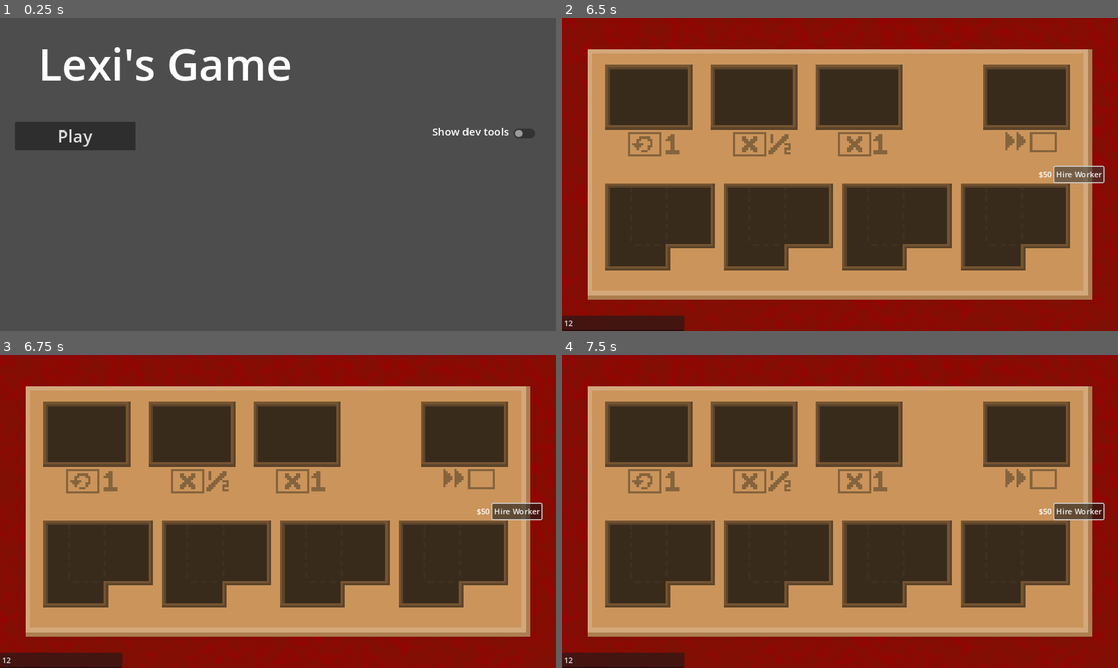
Above: before the commit, frames 1-4 (two rows, left to right).
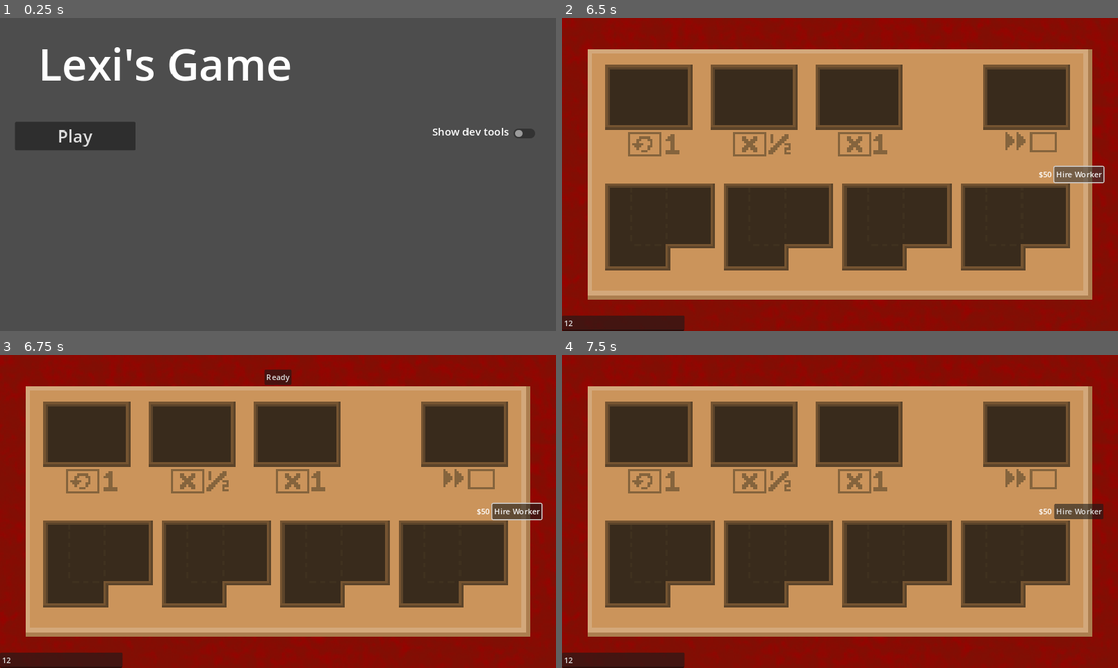
Above: after the commit, the same moments.

Repository: sowelilekusi/bordello
Game: Godot game, scene res://Scenes/main_menu.tscn
Two runs of this game, one before a commit and one after it. Both use one fixed random seed, a clock stepped at 60 frames per second and the inputs below.
Inputs (mouse positions are in pixels of both pictures, inside the frame that each line leads up to):
- Up to frame 1 (0.25 s): no input
- Up to frame 2 (6.5 s): click "Play" at 0.5 s; click (840, 121) at 1.27 s; type "Alex" at 1.35 s; click (840, 140) at 1.5 s; type "12" at 1.58 s; click (840, 155) at 1.73 s; type "12" at 1.82 s; click "Host" at 2 s; click (623, 324) at 2.77 s; type "12" at 2.85 s; click "Ready" at 3.5 s; click "Hire Worker" at 4.25 s; click "Hire Worker" at 5 s; click "Hire Worker" at 5.75 s
- Up to frame 3 (6.75 s): tap Enter at 6.5 s; move the mouse to (88, 433) at 6.52 s; click (88, 433) at 6.67 s
- Up to frame 4 (7.5 s): click (840, 376) at 7.25 s, where only the run after the commit has a clickable "Ready"

Frames 1-2 are identical in both runs. In frame 3, 0.2% of the frame differs, in the area x 47-53%, y 4-10%; in frame 4, 0.1%.
Error before the commit: Invalid call. Nonexistent function 'slide_to_position' in base 'Nil'. (res://Scripts/PlayerStateMachine/player_controller.gd:27)
Error after the commit: Invalid call. Nonexistent function 'slide_to_position' in base 'Nil'. (res://Scripts/PlayerStateMachine/player_controller.gd:28)

Commit message:
fixed that turn rotation bug, added spectator cam, started work on new client mechanics

Diff:
--- a/Scenes/client_card.tscn
+++ b/Scenes/client_card.tscn
@@ -1,11 +1,14 @@
-[gd_scene load_steps=10 format=3 uid="uid://c7j6lwbwgbosr"]
+[gd_scene load_steps=13 format=3 uid="uid://c7j6lwbwgbosr"]
 
 [ext_resource type="Script" path="res://Scripts/client.gd" id="1_bvmvn"]
 [ext_resource type="Texture2D" uid="uid://dpu7jjppeja2v" path="res://Assets/task.png" id="2_k2tqp"]
 [ext_resource type="Texture2D" uid="uid://de0gq6h0onwex" path="res://Assets/slice.png" id="3_pxlet"]
 [ext_resource type="Texture2D" uid="uid://b72amudxuxo8n" path="res://Assets/hard.png" id="4_8gylx"]
+[ext_resource type="Texture2D" uid="uid://qhoam0u12smd" path="res://Assets/bad_pip.png" id="4_h1e7v"]
 [ext_resource type="Texture2D" uid="uid://bj07g3riacndc" path="res://Assets/back.png" id="4_tye4g"]
+[ext_resource type="Texture2D" uid="uid://dsqwv4h4oynxu" path="res://Assets/medium_pip.png" id="5_2itu6"]
 [ext_resource type="Texture2D" uid="uid://ws1ghxt16a54" path="res://Assets/hardest.png" id="5_hl5js"]
+[ext_resource type="Texture2D" uid="uid://bo6ohnvl8b64o" path="res://Assets/good_pip.png" id="6_6ba24"]
 
 [sub_resource type="LabelSettings" id="LabelSettings_xciys"]
 font_size = 25
@@ -96,6 +99,70 @@
 offset_bottom = 26.0
 text = "0"
 
+[node name="pip2" type="TextureRect" parent="front"]
+layout_mode = 0
+offset_left = 149.0
+offset_top = 209.0
+offset_right = 169.0
+offset_bottom = 223.0
+texture = ExtResource("4_h1e7v")
+
+[node name="pip3" type="TextureRect" parent="front"]
+layout_mode = 0
+offset_left = 169.0
+offset_top = 209.0
+offset_right = 189.0
+offset_bottom = 223.0
+texture = ExtResource("4_h1e7v")
+
+[node name="pip4" type="TextureRect" parent="front"]
+layout_mode = 0
+offset_left = 189.0
+offset_top = 209.0
+offset_right = 209.0
+offset_bottom = 223.0
+texture = ExtResource("4_h1e7v")
+
+[node name="pip5" type="TextureRect" parent="front"]
+layout_mode = 0
+offset_left = 209.0
+offset_top = 209.0
+offset_right = 229.0
+offset_bottom = 223.0
+texture = ExtResource("5_2itu6")
+
+[node name="pip6" type="TextureRect" parent="front"]
+layout_mode = 0
+offset_left = 229.0
+offset_top = 209.0
+offset_right = 249.0
+offset_bottom = 223.0
+texture = ExtResource("5_2itu6")
+
+[node name="pip7" type="TextureRect" parent="front"]
+layout_mode = 0
+offset_left = 249.0
+offset_top = 209.0
+offset_right = 269.0
+offset_bottom = 223.0
+texture = ExtResource("5_2itu6")
+
+[node name="pip8" type="TextureRect" parent="front"]
+layout_mode = 0
+offset_left = 269.0
+offset_top = 209.0
+offset_right = 289.0
+offset_bottom = 223.0
+texture = ExtResource("6_6ba24")
+
+[node name="pip9" type="TextureRect" parent="front"]
+layout_mode = 0
+offset_left = 289.0
+offset_top = 209.0
+offset_right = 309.0
+offset_bottom = 223.0
+texture = ExtResource("6_6ba24")
+
 [node name="easy" type="Node2D" parent="."]
 visible = false
 
--- a/Scenes/client_editor.tscn
+++ b/Scenes/client_editor.tscn
@@ -49,6 +49,7 @@
 script = ExtResource("1_lgqnu")
 
 [node name="main_camera" type="Camera2D" parent="."]
+zoom = Vector2(0.6, 0.6)
 
 [node name="background_image" type="Sprite2D" parent="."]
 texture = ExtResource("2_58m7y")
--- a/Scenes/human_player.tscn
+++ b/Scenes/human_player.tscn
@@ -3,9 +3,10 @@
 [ext_resource type="Script" path="res://Scripts/PlayerStateMachine/human_controller.gd" id="1_4thxs"]
 [ext_resource type="Theme" uid="uid://d26ldkm1br1bo" path="res://UI_Theme.tres" id="2_ja0q8"]
 
-[node name="HumanPlayer" type="Node2D" node_paths=PackedStringArray("hand_position")]
+[node name="HumanPlayer" type="Node2D" node_paths=PackedStringArray("hand_position", "player_cam")]
 script = ExtResource("1_4thxs")
 hand_position = NodePath("Node2D")
+player_cam = NodePath("Camera2D")
 
 [node name="Node2D" type="Node2D" parent="."]
 
@@ -139,6 +140,87 @@
 horizontal_alignment = 2
 vertical_alignment = 1
 
+[node name="top_line" type="HBoxContainer" parent="CanvasLayer/UI"]
+visible = false
+layout_mode = 1
+anchors_preset = -1
+anchor_right = 1.0
+offset_top = 30.0
+offset_bottom = 56.0
+grow_horizontal = 2
+
+[node name="MarginContainer2" type="MarginContainer" parent="CanvasLayer/UI/top_line"]
+layout_mode = 2
+size_flags_horizontal = 3
+theme_override_constants/margin_left = 30
+theme_override_constants/margin_top = 10
+theme_override_constants/margin_bottom = 10
+
+[node name="ColorRect2" type="ColorRect" parent="CanvasLayer/UI/top_line/MarginContainer2"]
+layout_mode = 2
+size_flags_horizontal = 3
+color = Color(0.85098, 0, 1, 1)
+
+[node name="Label" type="Label" parent="CanvasLayer/UI/top_line"]
+layout_mode = 2
+theme_override_colors/font_color = Color(0.94902, 0, 1, 1)
+text = "sowelijanpona"
+horizontal_alignment = 1
+vertical_alignment = 1
+
+[node name="MarginContainer" type="MarginContainer" parent="CanvasLayer/UI/top_line"]
+layout_mode = 2
+size_flags_horizontal = 3
+theme_override_constants/margin_top = 10
+theme_override_constants/margin_right = 30
+theme_override_constants/margin_bottom = 10
+
+[node name="ColorRect" type="ColorRect" parent="CanvasLayer/UI/top_line/MarginContainer"]
+layout_mode = 2
+color = Color(0.85098, 0, 1, 1)
+
+[node name="left_line" type="ColorRect" parent="CanvasLayer/UI"]
+visible = false
+layout_mode = 1
+anchors_preset = -1
+anchor_bottom = 1.0
+offset_left = 30.0
+offset_top = 40.0
+offset_right = 36.0
+offset_bottom = -40.0
+grow_vertical = 2
+color = Color(0.85098, 0, 1, 1)
+
+[node name="right_line" type="ColorRect" parent="CanvasLayer/UI"]
+visible = false
+layout_mode = 1
+anchors_preset = -1
+anchor_left = 1.0
+anchor_right = 1.0
+anchor_bottom = 1.0
+offset_left = -36.0
+offset_top = 40.0
+offset_right = -30.0
+offset_bottom = -46.0
+grow_horizontal = 0
+grow_vertical = 2
+color = Color(0.85098, 0, 1, 1)
+
+[node name="bottom_line" type="ColorRect" parent="CanvasLayer/UI"]
+visible = false
+layout_mode = 1
+anchors_preset = -1
+anchor_top = 1.0
+anchor_right = 1.0
+anchor_bottom = 1.0
+offset_left = 30.0
+offset_top = -46.0
+offset_right = -30.0
+offset_bottom = -40.0
+grow_horizontal = 2
+grow_vertical = 0
+color = Color(0.85098, 0, 1, 1)
+
 [connection signal="pressed" from="CanvasLayer/UI/Confirm" to="." method="_on_confirm_pressed"]
 [connection signal="pressed" from="CanvasLayer/UI/HBoxContainer/LobbyReadyButton" to="." method="_on_lobby_ready_button_pressed"]
 [connection signal="text_submitted" from="CanvasLayer/UI/VBoxContainer/LineEdit" to="." method="_on_line_edit_text_submitted"]
--- a/Scenes/worker_editor.tscn
+++ b/Scenes/worker_editor.tscn
@@ -8,6 +8,7 @@
 script = ExtResource("1_vn0ae")
 
 [node name="main_camera" type="Camera2D" parent="."]
+zoom = Vector2(0.6, 0.6)
 
 [node name="background_image" type="Sprite2D" parent="."]
 texture = ExtResource("2_1kq1c")
--- a/Scripts/PlayerStateMachine/human_controller.gd
+++ b/Scripts/PlayerStateMachine/human_controller.gd
@@ -8,7 +8,14 @@
 @onready var ready_label = $CanvasLayer/UI/HBoxContainer/LobbyReadyLabel
 @onready var canvas = $CanvasLayer
 @onready var chat_box = $CanvasLayer/UI/VBoxContainer/RichTextLabel
-var game_started = false
+@onready var cam_top = $CanvasLayer/UI/top_line
+@onready var cam_bottom = $CanvasLayer/UI/bottom_line
+@onready var cam_left = $CanvasLayer/UI/left_line
+@onready var cam_right = $CanvasLayer/UI/right_line
+@onready var cam_name = $CanvasLayer/UI/top_line/Label
+#So this is fucked but basically starting the first round requires hitting
+#the ready_self function exactly twice.
+var game_started = 0
 
 
 func _ready() -> void:
@@ -16,6 +23,22 @@
 		canvas.visible = false
 		return
 	$Camera2D.make_current()
+
+
+func spectate_player(player_path):
+	var player = get_node(player_path) as PlayerController
+	if player.player_info["username"] == player_info["username"]:
+		cam_top.visible = false
+		cam_left.visible = false
+		cam_right.visible = false
+		cam_bottom.visible = false
+	else:
+		cam_top.visible = true
+		cam_left.visible = true
+		cam_right.visible = true
+		cam_bottom.visible = true
+		cam_name.text = player.player_info["username"]
+	player.player_cam.make_current()
 
 
 @rpc("call_local", "reliable")
@@ -31,9 +54,17 @@
 
 
 func _on_lobby_ready_button_pressed() -> void:
-	rpc("ready_self")
 	ready_button.visible = false
-	rpc("end_turn")
+	if game_started < 2:
+		rpc("ready_self")
+		game_started += 1
+	else:
+		rpc("end_turn")
+
+
+func on_poor_discard_deck_clicked():
+	super()
+	ready_button.visible = true
 
 
 func add_chat_line(line: String) -> void:
--- a/Scripts/PlayerStateMachine/player_controller.gd
+++ b/Scripts/PlayerStateMachine/player_controller.gd
@@ -9,6 +9,7 @@
 var player_info
 @export var hand_position: Node2D
 @export var client_position: Vector2
+@export var player_cam: Camera2D
 var hand = []
 var draft_picked = []
 var draft_pick_amount = 0
@@ -30,20 +31,52 @@
 
 
 func select_card(card):
+	if not is_multiplayer_authority():
+		return
 	if not draft_picked.has(card) and draft_picked.size() < draft_pick_amount:
 		draft_picked.append(card)
+		rpc("networked_select_card", true, card.get_path())
 		card.slide_to_position(card.position.x, card.position.y - 50.0, 0.0, 0.1)
 	elif draft_picked.has(card):
 		draft_picked.remove_at(draft_picked.find(card))
+		rpc("networked_select_card", false, card.get_path())
 		card.slide_to_position(card.position.x, card.position.y + 50.0, 0.0, 0.1)
 
 
+@rpc("reliable")
+func networked_select_card(add, card_path):
+	if add:
+		draft_picked.append(get_node(card_path))
+	else:
+		draft_picked.remove_at(draft_picked.find(get_node(card_path)))
+
+
 func select_workspace(workspace):
+	if not is_multiplayer_authority():
+		return
 	if current_client == null:
 		return
-	workspace.add_client(current_client)
+	rpc("networked_select_workspace", workspace.get_path(), current_client.get_path())
+	#workspace.add_client(current_client)
 	current_client = null
-	rpc("end_turn")
+	#rpc("end_turn")
+
+
+func on_poor_discard_deck_clicked():
+	if not is_multiplayer_authority():
+		return
+	rpc("turn_away_client")
+
+
+@rpc("call_local", "reliable")
+func turn_away_client():
+	board.poor_deck.place(current_client)
+	current_client = null
+
+
+@rpc("call_local", "reliable")
+func networked_select_workspace(workspace_path, current_client_path):
+	get_node(workspace_path).add_client(get_node(current_client_path))
 
 
 @rpc("call_local", "reliable")
--- a/Scripts/card_crafter.gd
+++ b/Scripts/card_crafter.gd
@@ -73,7 +73,7 @@
 		for x in value.slice(1, value.size()):
 			bonuses.append(int(x))
 		card_instance.setup(key, int(value[0]), bonuses)
-		card_instance.position = Vector2(-713, -17)
+		card_instance.position = Vector2(-896, -274)
 		card_instance.scale = Vector2(1.45, 1.45)
 		card_array.append(card_instance)
 		card_count += 1
@@ -224,7 +224,7 @@
 		return
 	var card_instance = card_scene.instantiate()
 	card_instance.setup(str($name_box.text), card[0], card.slice(1, card.size()))
-	card_instance.position = Vector2(-713, -17)
+	card_instance.position = Vector2(-896, -274)
 	card_instance.scale = Vector2(1.45, 1.45)
 	card_array.append(card_instance)
 	card_count += 1
--- a/Scripts/client.gd
+++ b/Scripts/client.gd
@@ -6,12 +6,30 @@
 enum difficulties {EASY, MEDIUM, HARD}
 
 var icon_prefab = preload("res://Scenes/bonus_icon.tscn")
+var bad_pip_sprite = preload("res://Assets/bad_pip.png")
+var medium_pip_sprite = preload("res://Assets/medium_pip.png")
+var good_pip_sprite = preload("res://Assets/good_pip.png")
 var title = "New Task"
 var difficulty = difficulties.EASY
 var initial_stress = 0
 var turns_left = 4
 var time_slots = [true, true, false, true]
 var icon_list = []
+var medium_threshold := 5
+var good_threshold := 8
+var satisfaction := 1
+@export var pip_sprites: Array[TextureRect] = []
+
+
+func _ready():
+	pip_sprites.append($front/pip2)
+	pip_sprites.append($front/pip3)
+	pip_sprites.append($front/pip4)
+	pip_sprites.append($front/pip5)
+	pip_sprites.append($front/pip6)
+	pip_sprites.append($front/pip7)
+	pip_sprites.append($front/pip8)
+	pip_sprites.append($front/pip9)
 
 
 func _process(delta):
@@ -19,11 +37,22 @@
 		slide(delta)
 
 
-func setup(_title, _initial_stress, _time_slots, _services):
+func setup(_title, _initial_stress, _time_slots, _services, _medium, _good):
 	if _title != "":
 		title = _title
 	initial_stress = _initial_stress
 	time_slots = _time_slots
+	medium_threshold = _medium
+	good_threshold = _good
+	for x in pip_sprites.size():
+		if x < 2:
+			continue
+		if x >= good_threshold:
+			pip_sprites[x - 2].texture = good_pip_sprite
+		if x < good_threshold:
+			pip_sprites[x - 2].texture = medium_pip_sprite
+		if x < medium_threshold:
+			pip_sprites[x - 2].texture = bad_pip_sprite
 	if time_slots[0] == true:
 		$"Control/1turn".visible = true
 	if time_slots[1] == true:
--- a/Scripts/client_card_crafter.gd
+++ b/Scripts/client_card_crafter.gd
@@ -31,6 +31,7 @@
 	symbol_count_labels.append($"starcount")
 	symbol_count_labels.append($"chaincount")
 	symbol_count_labels.append($"gustcount")
+	$Control/Card.turn_front()
 
 	load_deck()
 
@@ -75,6 +76,7 @@
 		card_instance.setup(key, int(value[0]), bool_array, int_array)
 		card_instance.position = Vector2(-927, -176)
 		card_instance.scale = Vector2(1.288, 1.288)
+		card_instance.turn_front()
 		card_array.append(card_instance)
 		card_count += 1
 		if card_array.size() > 1:
@@ -177,6 +179,7 @@
 	card_instance.setup(str($Control/LineEdit.text), card[0], card.slice(1, 5), card.slice(5, card.size()))
 	card_instance.position = Vector2(-926, -176)
 	card_instance.scale = Vector2(1.288, 1.288)
+	card_instance.turn_front()
 	card_array.append(card_instance)
 	card_count += 1
 	if card_array.size() > 1:
--- a/Scripts/game.gd
+++ b/Scripts/game.gd
@@ -120,6 +120,7 @@
 	board.slots[1].clicked.connect(controller.select_workspace)
 	board.slots[2].clicked.connect(controller.select_workspace)
 	board.slots[3].clicked.connect(controller.select_workspace)
+	board.poor_deck.clicked.connect(controller.on_poor_discard_deck_clicked)
 	board.name = "board " + str(player_boards.size())
 	player_boards.append(board)
 	players.append(controller)
@@ -146,6 +147,8 @@
 		if round_number == 0:
 			rpc("start_game")
 		else:
+			for player in players:
+				player.ready_button_pressed.disconnect(ready_player)
 			rpc("start_round")
 
 
@@ -183,6 +186,8 @@
 	turn_number += 1
 	for x in players.size():
 		#players[x].rpc("start_turn")
+		for other_player in players:
+			other_player.spectate_player(players[x].get_path())
 		players[x].start_turn()
 		await players[x].turn_finished
 	if is_multiplayer_authority():
Binary file added: Assets/bad_pip.png
Not shown, added: Assets/bad_pip.png.import
Binary file added: Assets/good_pip.png
Not shown, added: Assets/good_pip.png.import
Binary file added: Assets/medium_pip.png
Not shown, added: Assets/medium_pip.png.import
Binary file changed: Assets/task.png
